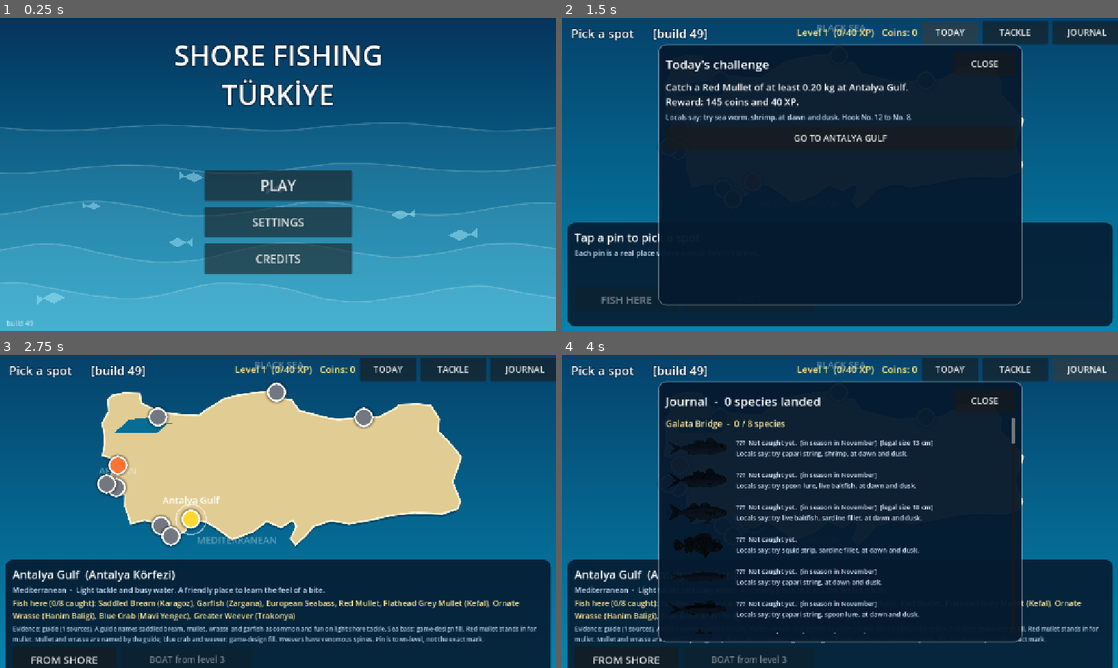
Above: before the commit, frames 1-4 (two rows, left to right).
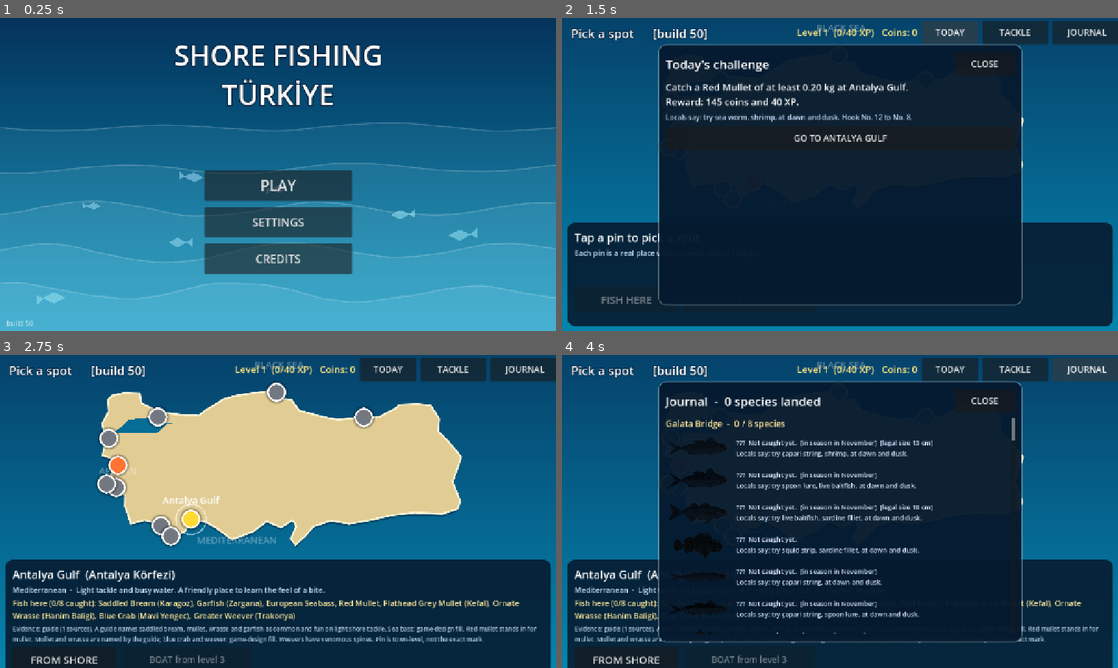
Above: after the commit, the same moments.

Repository: nextlevelcorp/godot_fishing_rpg
Game: Godot game, scene res://title_screen.tscn
The game is run twice, just before and just after one commit, with the same random seed, the same clock (stepped at 60 frames per second) and the same inputs.
Inputs:
- Up to frame 1 (0.25 s): no input
- Up to frame 2 (1.5 s): click "PLAY" at 0.5 s; click "TODAY" at 1.25 s
- Up to frame 3 (2.75 s): click "GO TO ANTALYA GULF" at 2 s
- Up to frame 4 (4 s): click "TACKLE" at 2.75 s; click "JOURNAL" at 3.5 s

The runs differ from the first frame. In frame 1, less than 0.1% of the frame differs, in the area x 4-6%, y 96-99%; in frame 2, less than 0.1%; in frame 3, 0.3%, in the area x 17-26%, y 3-31%; in frame 4, less than 0.1%.

Commit message:
feat: Canakkale Waterfront spot at level 7, roadmap review (build 50)
A tenth real spot fills the level-7 gap: a quay on the Dardanelles narrows with the
strongest current in the game (1.4 m/s), bluefish, horse mackerel and bonito. Sources:
a recreational-fishing study of the strait, regional fisheries summary, press reports,
and a cruising guide for the current. Roadmap checkboxes brought up to date.

Co-Authored-By: Claude Opus 5.5 <noreply@anthropic.com>
Claude-Session: https://claude.ai/code/session_01HLtjWBZvxzhjVtsJywwULp

Diff:
--- a/fishing_spots.gd
+++ b/fishing_spots.gd
@@ -124,6 +124,27 @@
 		"water": {"shallow": Color(0.18, 0.55, 0.55), "mid": Color(0.03, 0.28, 0.40), "deep": Color(0.01, 0.09, 0.20)},
 		"shore_color": Color(0.62, 0.62, 0.60),
 	},
+	"canakkale_kordon": {
+		"name": "Canakkale Waterfront", "local_name": "Çanakkale Kordonu", "region": "Çanakkale / Dardanelles",
+		"lat_lon": Vector2(40.1553, 26.4142), "kind": "harbor",
+		"slope": 0.30, "max_depth_m": 14.0,
+		"unlock_level": 7,
+		"current_ms": 1.4,  # surface current toward the Aegean is about 3.5-4 knots (1.8-2 m/s) in the narrows off Çanakkale (cruiserswiki.org/wiki/Dardanelles); a little gentler along the quay: 1.4 is game-design fill
+		"tips": ["Shore fishing is the most popular kind of angling on the strait.", "Bluefish pass through the strait on their way between the Black Sea and the Aegean.", "The current is strong here: a heavy bottom rig holds better than a float.", "Fish bite best around dawn and dusk.", "Set your float depth (DEEP / SHAL): fish only take bait at their own depth."],
+		"species": ["bluefish", "mediterranean_horse_mackerel", "atlantic_bonito", "european_seabass", "white_seabream", "atlantic_mackerel", "garfish", "black_scorpionfish"],
+		"species_note": "A study of recreational fishing in the strait names shore fishing as the most popular kind and bluefish as a species anglers take a lot of. Press reports describe anglers selling small bluefish (çinekop) and lüfer caught along the waterfront, and bonito runs off Çanakkale. Horse mackerel is a common hand-line target in the area. Sea bass, white seabream, mackerel, garfish and scorpionfish: game-design fill.",
+		"evidence": "survey + press/guide",
+		"sources": [
+			"https://avesis.comu.edu.tr/publication/details/40f6017f-ec28-4ac6-baab-0f4277ca986c/oai",
+			"https://acikerisim.comu.edu.tr/items/bb9e2860-cb8e-4770-a95f-48aec3da8c76",
+			"https://www.sondakika.com/yerel/haber-sofralarda-cinakop-zamani-6895751/",
+			"https://www.memurlar.net/haber/990690",
+			"https://www.CruisersWiki.org/wiki/Dardanelles",
+		],
+		"blurb": "A long quay on the narrows where the strait runs fast toward the Aegean. Bluefish pass through here.",
+		"water": {"shallow": Color(0.16, 0.66, 0.70), "mid": Color(0.03, 0.38, 0.56), "deep": Color(0.01, 0.13, 0.32)},
+		"shore_color": Color(0.58, 0.56, 0.52),
+	},
 	"fethiye_bay": {
 		"name": "Fethiye Bay", "local_name": "Fethiye", "region": "Mediterranean",
 		"lat_lon": Vector2(36.6200, 29.1200), "kind": "rocky",
--- a/game_session.gd
+++ b/game_session.gd
@@ -11,7 +11,7 @@
 
 ## Shown on screen so a player can tell a fresh deploy from a page the browser cached.
 ## Bump it with every build that changes behaviour.
-const BUILD := "build 49"
+const BUILD := "build 50"
 const SAVE_PATH := "user://save.cfg"
 const SAVE_VERSION := 1
 const START_RIG := "shore_spinning_rig"
Not shown, changed: MVP_ROADMAP.md
